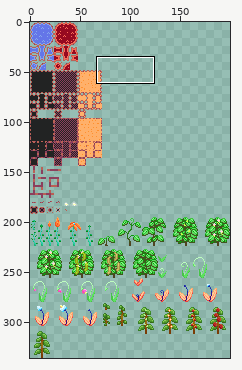
Sprite sheet, stored at dist/assets/plants/rootGameAssets.png. The first picture is a wide view before the edit; the outline marks the close-up.
Close-up. Earlier state:
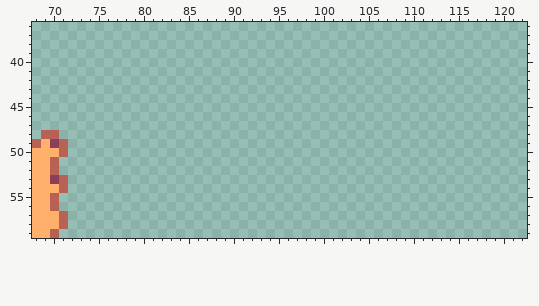
The file is 200x336 pixels. Colours within 5 levels of each other are drawn and written as one. Shown: x 68..122, y 36..59.
After the commit:
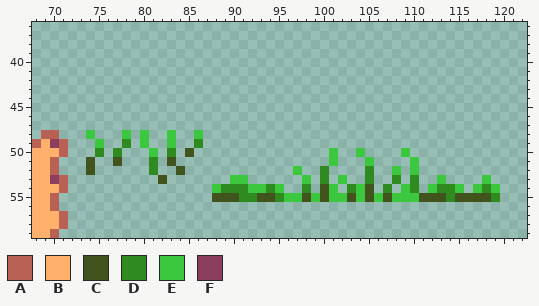
Palette (. is transparent): A #ba6156  B #ffb06a  C #42541e  D #2f8a20  E #3bc73e  F #8c3f5d
From old to new:
Changed rows in their new state; - is an unchanged pixel.
first column x 74:
48 E---E-E--E--E---------------------------------
49 -E--D-E--E--D---------------------------------
50 -D-D---E-D-C---------------E--E----E----------
51 C--C---D-C-----------------E---E----E---------
52 C------D--C------------E--D----D--E-E---------
53 --------C-------EE------E-D-E--D--D-D--E----E-
54 --------------EDDDEEDE--D-CE-DEC-D-ED-EDDE-EDE
55 --------------CCCDDCCDEECECEECECECEEECCCDCCCCD
